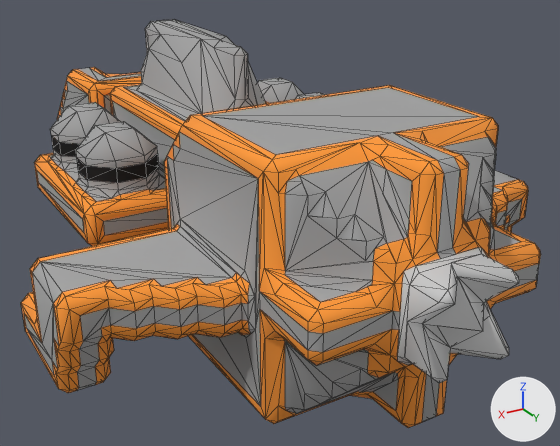
Renders of the OBJ model src/jsMain/resources/meshes/ndrc-2-jager-class.obj from each side of a commit.
The view is the same before and after, from a 50 mm lens placed at (24.3, 47.6, 26.5), pointed at (-2.2, 3.4, 4.4). Every picture has the same lights, and +X, +Y and +Z are marked at lower right. Mesh edges are drawn as thin lines. Where no turn or scale is listed for an object, it has been applied to the vertices.

The scene before the commit, as lines of its bpy script (objects in view):
```python
me_ndrc_2_jager_class = bpy.data.meshes.new('ndrc-2-jager-class')
me_ndrc_2_jager_class.from_pydata(...)  # 1629 vertices, 3074 faces; spans x -16.5..16.5, y -25.5..25.5, z 0.0..17.0
me_ndrc_2_jager_class.materials.append(mat_ndrc_2_jager_class)
ob_ndrc_2_jager_class = bpy.data.objects.new('ndrc-2-jager-class', me_ndrc_2_jager_class)
ob_ndrc_2_jager_class.location = (0.0, 0.0, 0.0)
```
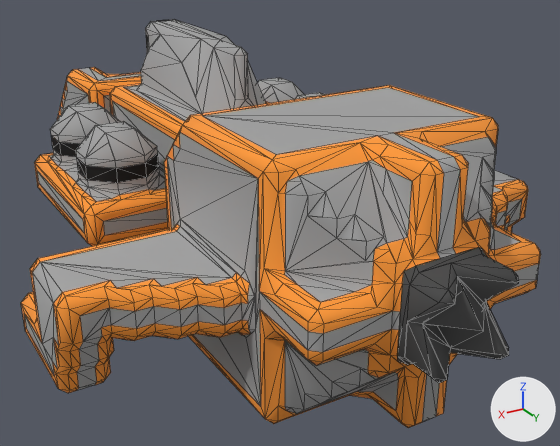
Changed parts and their boxes (x1, y1, x2, y2) in the pictures (560 x 446 px; the box of a moved part takes in the faces that stretch with it):
part 1 of me_ndrc_2_jager_class, moved or reshaped: before (62, 40, 235, 199); after (86, 39, 279, 161)
part 2 of me_ndrc_2_jager_class, moved or reshaped: before (285, 216, 518, 392); after (422, 249, 508, 355)
part 3 of me_ndrc_2_jager_class, surface changed: (146, 20, 519, 383) in both

The change, as a diff of the scene's bpy script:
```diff
--- a/src/jsMain/resources/meshes/ndrc-2-jager-class.obj.py
+++ b/src/jsMain/resources/meshes/ndrc-2-jager-class.obj.py
@@ me_ndrc_2_jager_class @@
 # used by ob_ndrc_2_jager_class; location = (0.0, 0.0, 0.0)
-me_ndrc_2_jager_class.from_pydata(...)  # 1629 vertices, 3074 faces; spans x -16.5..16.5, y -25.5..25.5, z 0.0..17.0
+me_ndrc_2_jager_class.from_pydata(...)  # 1630 vertices, 3074 faces; spans x -16.5..16.5, y -25.5..25.5, z 0.0..17.0
+# me_ndrc_2_jager_class part 1: 5 vertices moved from x -9.0..10.0, y -8.5..-2.5, z 8.5..11.5 to x -9.0..9.5, y -9.0..-2.5, z 8.5..11.5; 6 vertices removed from x -10.0..10.0, y -10.0..2.0, z 8.0..13.0; 10 vertices added at x -7.0..10.0, y -9.0..7.0, z 8.5..15.5
+# me_ndrc_2_jager_class part 2: 9 vertices removed from x -2.0..6.0, y 20.0..25.0, z 2.0..12.5; 6 vertices added at x -4.0..1.5, y 20.5..25.0, z 2.5..9.5
+# me_ndrc_2_jager_class part 3: 197 kept faces spanning x -2.7..2.8, y -23.5..25.5, z 2.7..17.0 get new texture (UV) coordinates
 me_ndrc_2_jager_class.materials.append(mat_ndrc_2_jager_class)
```
